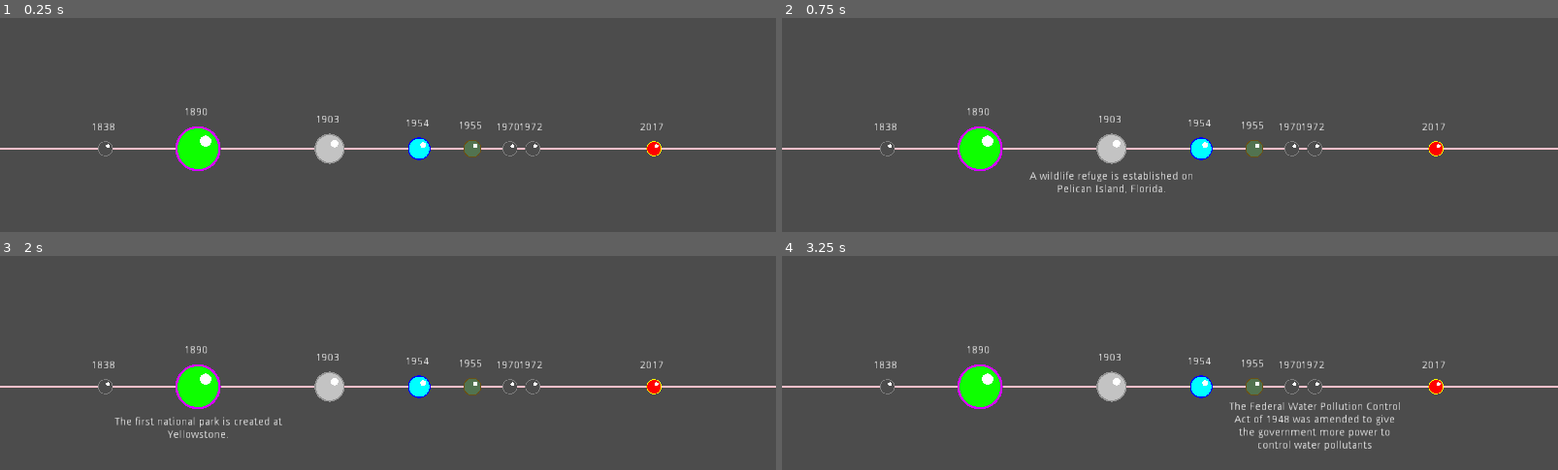
Above: before the commit, frames 1-4 (two rows, left to right).
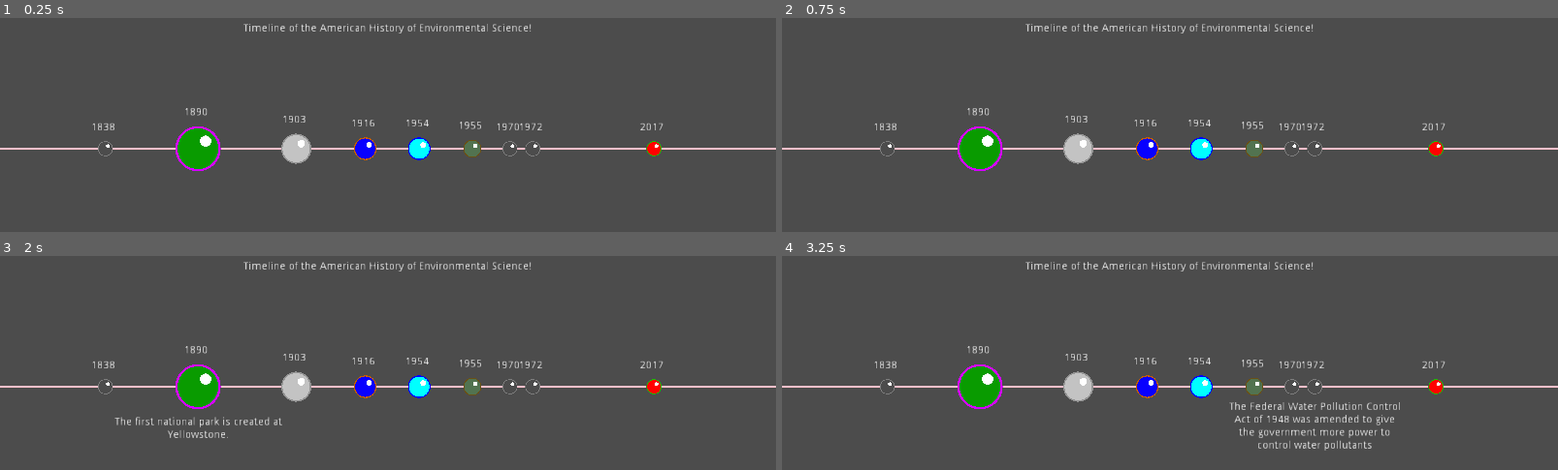
Above: after the commit, the same moments.

Repository: the-alex-g/Env_Science_Timeline
Game: Godot game, scene res://Timeline.tscn
Same seed, same stepped clock (60 frames per second), same inputs: the game is played once before the commit and once after it.
Inputs (mouse positions are in pixels of both pictures, inside the frame that each line leads up to):
- Up to frame 1 (0.25 s): no input
- Up to frame 2 (0.75 s): tap Enter at 0.5 s; move the mouse to (1107, 148) at 0.52 s
- Up to frame 3 (2 s): tap Space at 1.25 s; move the mouse to (201, 386) at 1.27 s
- Up to frame 4 (3.25 s): tap Enter at 2 s; move the mouse to (1294, 386) at 2.02 s; tap Space at 2.75 s; move the mouse to (1317, 386) at 2.77 s

The runs differ from the first frame. In frame 1, 2.4% of the frame differs, in the area x 22-86%, y 2-71%; in frame 2, 2.9%, in the area x 22-86%, y 2-82%; in frame 3, 2.4%; in frame 4, 2.4%.

Commit message:
Add another node and header

Diff:
--- a/project/Timeline.tscn
+++ b/project/Timeline.tscn
@@ -21,7 +21,7 @@
 year = "1890"
 event = "The first national park is created at Yellowstone."
 node_radius = 30.0
-node_color = Color( 0.054902, 1, 0, 1 )
+node_color = Color( 0.0352941, 0.607843, 0, 1 )
 outline_color = Color( 0.827451, 0, 1, 1 )
 
 [node name="EventNode3" parent="EventNodes" instance=ExtResource( 2 )]
@@ -39,7 +39,7 @@
 year = "2017"
 event = "The Sierra Club protests the shrinking of Grand Staircase-Escalante National Monument by President Trump. The order passes anyway."
 node_color = Color( 1, 0, 0, 1 )
-outline_color = Color( 1, 1, 0, 1 )
+outline_color = Color( 0.109804, 0.741176, 0, 1 )
 
 [node name="EventNode7" parent="EventNodes" instance=ExtResource( 2 )]
 position = Vector2( 425.398, 222.351 )
@@ -61,3 +61,20 @@
 position = Vector2( 734.941, 279.497 )
 year = "1838"
 event = "John Muir is born. He will later be instrumental in the formation of Yosemite National Park."
+
+[node name="EventNode10" parent="EventNodes" instance=ExtResource( 2 )]
+position = Vector2( 789, 347 )
+year = "1916"
+event = "National Park Service established by President Woodrow Wilson."
+node_radius = 15.0
+node_color = Color( 0.0313726, 0, 1, 1 )
+outline_color = Color( 0.776471, 0.364706, 0, 1 )
+
+[node name="CanvasLayer" type="CanvasLayer" parent="."]
+
+[node name="Label" type="Label" parent="CanvasLayer"]
+anchor_right = 1.0
+margin_bottom = 83.0
+text = "Timeline of the American History of Environmental Science!"
+align = 1
+valign = 1
Not shown, changed: project/icon.png.import
